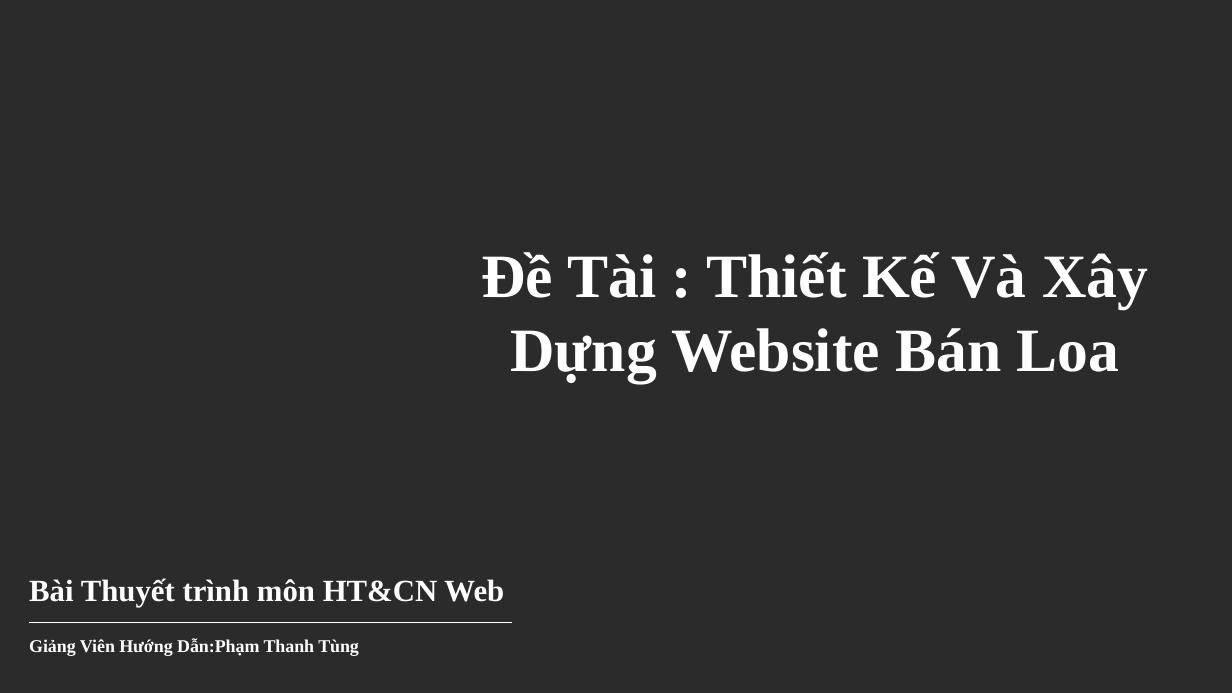
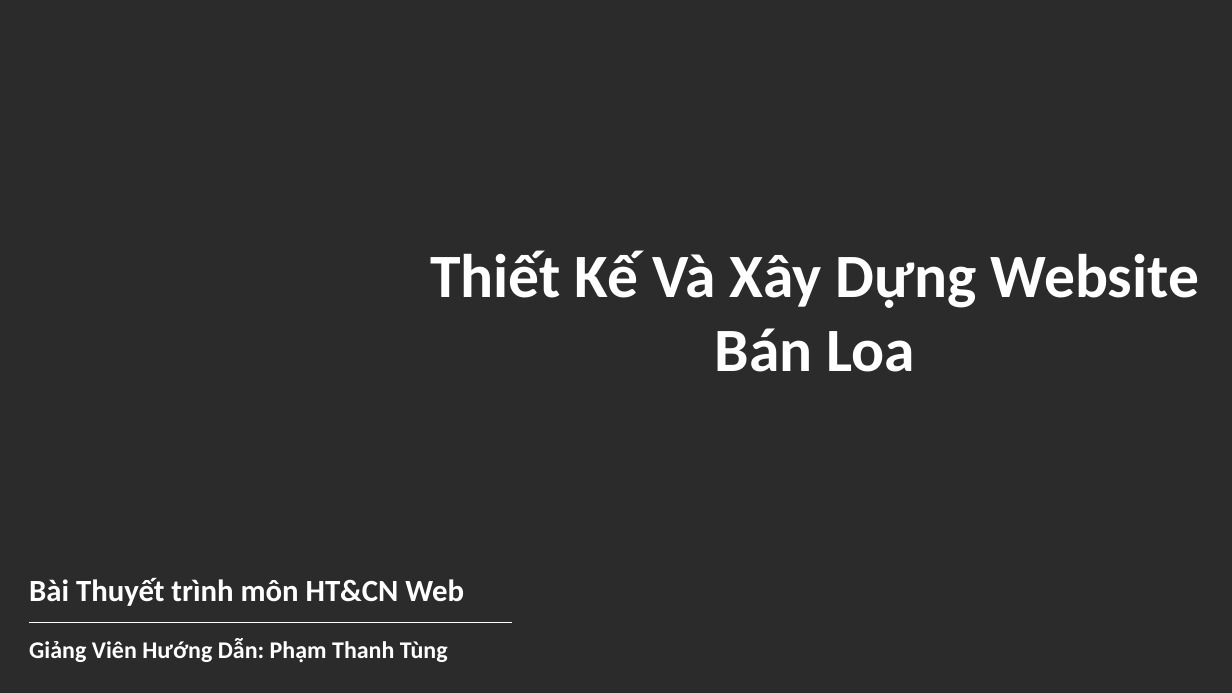
Before and after one commit to Hao-1337/HTWeb-2526HK2-BaiTapLon-Nhom5, a slide deck: slide 1 of Nhom_5_WEB.pptx. Drawn at 1232x693 pixels with LibreOffice and Linux fonts; fonts in the diff are those of the drawing; background and template pictures are left out; a plain dark background stands for a picture behind light text. Boxes give left, top, right and bottom in pixels: in the first picture for what was removed or moved away, otherwise in the second. Text is boxed around its words. In the diff, an @@ line names an element or a change of style, - is before the commit and + after.

Commit message:
upd: new pp

```diff
--- a/Nhom_5_WEB.pptx
+++ b/Nhom_5_WEB.pptx
@@ text at <box>430,250,1200,372</box>: text changed; font Times New Roman to Calibri @@
-Đề Tài : Thiết Kế Và Xây Dựng Website Bán Loa
+Thiết Kế Và Xây Dựng Website Bán Loa
@@ text "Bài Thuyết trình môn HT&CN ..." at <box>29,577,464,606</box>: font Times New Roman to Calibri @@
@@ text at <box>29,638,448,662</box>: text changed; size 10.5 to 14 pt; font Times New Roman to Calibri @@
-Giảng Viên Hướng Dẫn:Phạm Thanh Tùng
+Giảng Viên Hướng Dẫn: Phạm Thanh Tùng
```
Also in this commit, not shown: 6 other slides changed.
